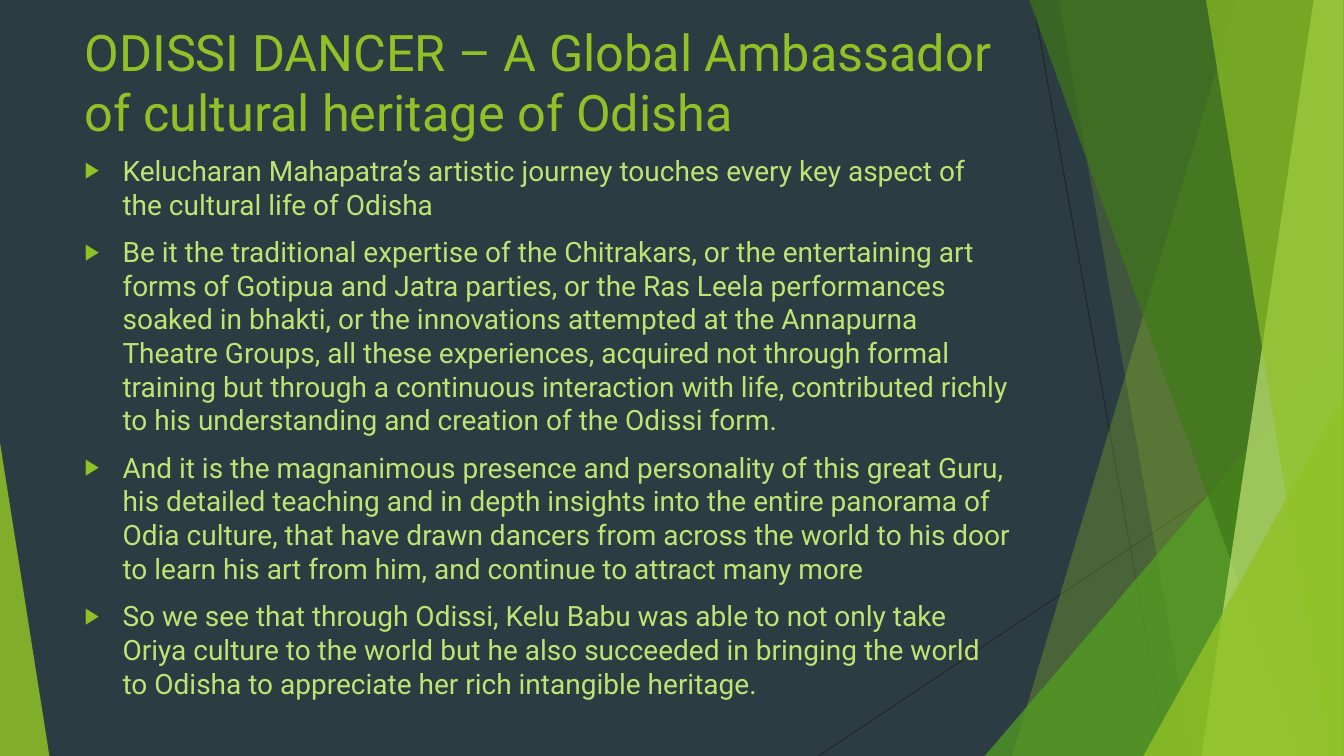
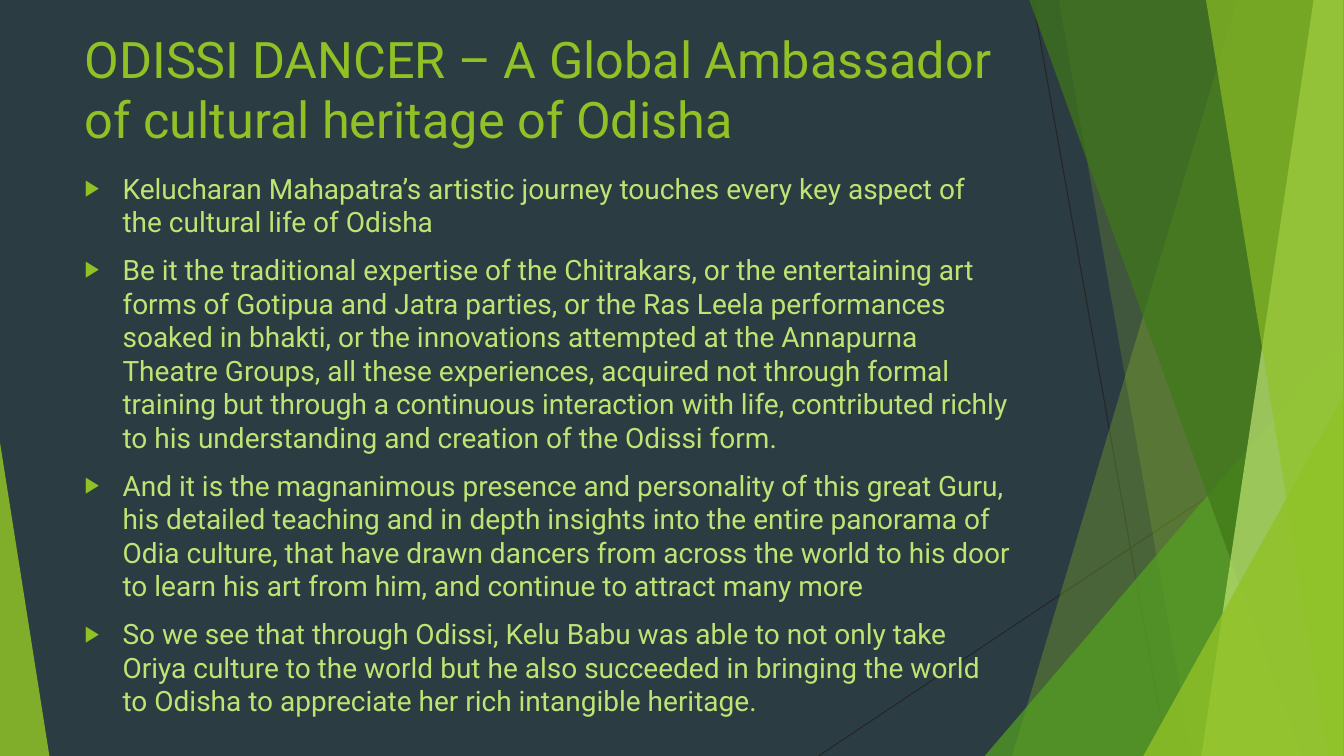
Before and after one commit to Force1ess/PPTAgent, a slide deck: slide 13 of pptagent/templates/default/source.pptx (slide 14 before the commit). Drawn at 1344x756 pixels with LibreOffice and Linux fonts; fonts in the diff are those of the drawing. Boxes give left, top, right and bottom in pixels: in the first picture for what was removed or moved away, otherwise in the second. Text is boxed around its words. In the diff, an @@ line names an element or a change of style, - is before the commit and + after.

```diff
--- a/pptagent/templates/default/source.pptx
+++ b/pptagent/templates/default/source.pptx
@@ title "ODISSI DANCER – A Global ..." at [85, 40, 991, 149]: vertical alignment top to middle @@
@@ text "Kelucharan Mahapatra’s artistic journey touches ..." at [123, 177, 1009, 717]: vertical alignment top to middle @@
```
Also in this commit, not shown: 6 other slides changed, 1 slide removed, 23 other files.
